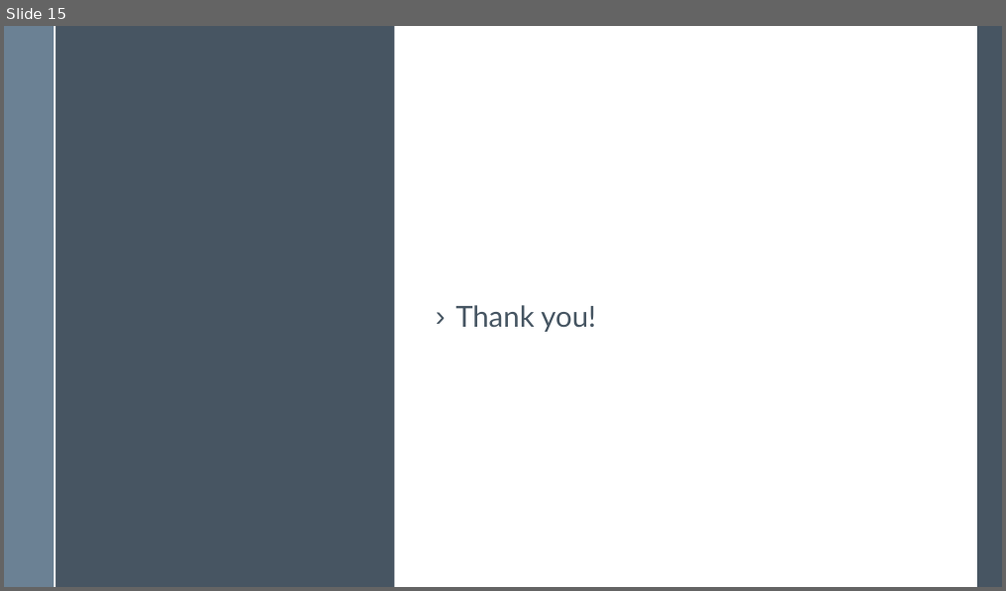
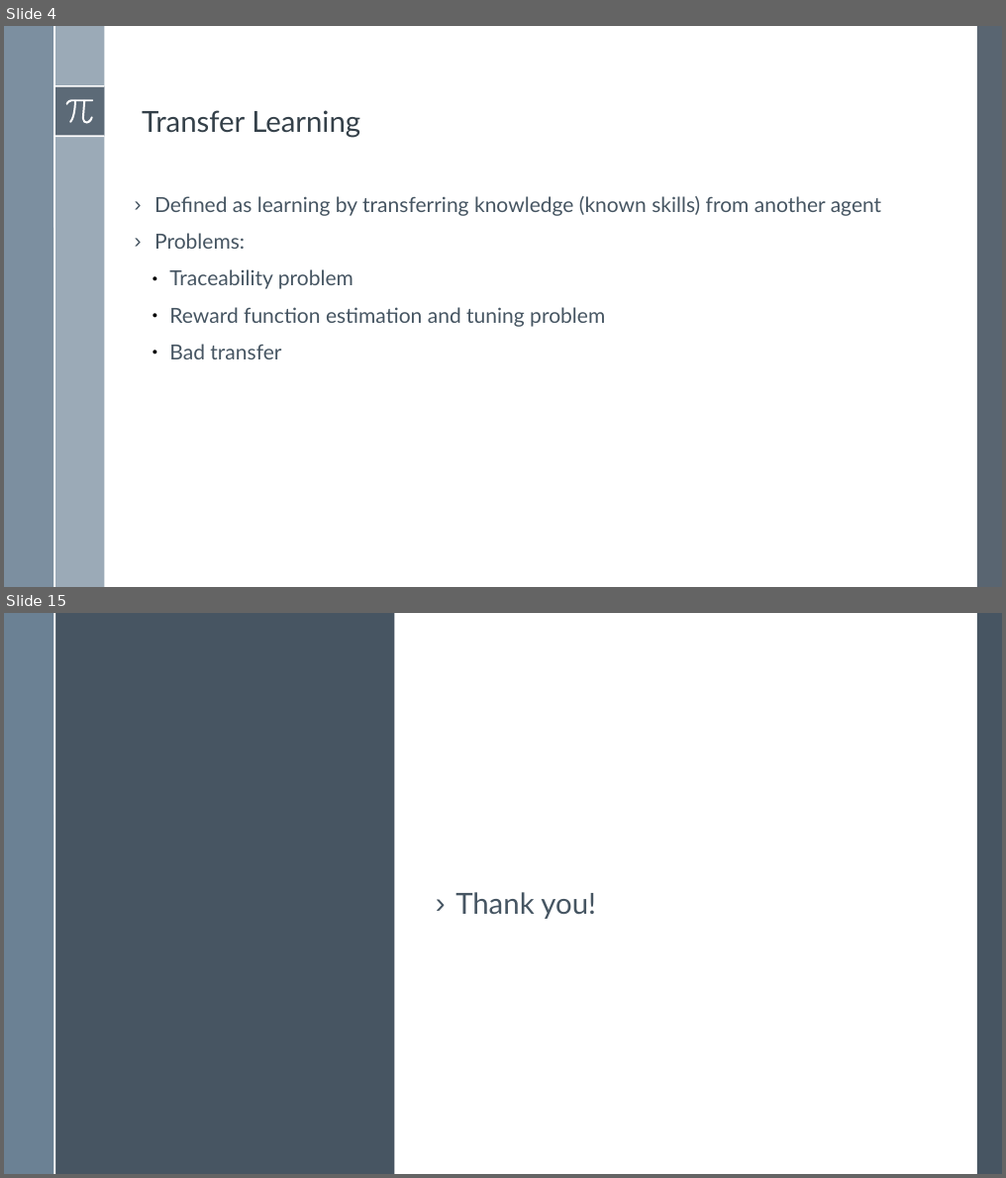
Before and after one commit to BardiaMojra/presentations, a slide deck: _01_template/presentation.odp. Shown one above the other, each under a label of ours: slide 15 before the commit, slides 4 and 15 after it; the slides between them are not shown. The pictures are 1006x591 and 1006x1178 pixels, drawn with LibreOffice and Linux fonts; fonts in the diff are those of the drawing. Boxes give left, top, right and bottom in pixels: in the first picture for what was removed or moved away, otherwise in the second. Text is boxed around its words. In the diff, an @@ line names an element or a change of style, - is before the commit and + after.

```diff
--- a/_01_template/presentation.odp
+++ b/_01_template/presentation.odp
@@ slide 4 added at <box>4,26,1002,587</box>, background #FFFFFF; not listed: 6 template elements that a slide beside it also shows @@
@@ rectangle added at <box>977,26,1002,587</box>, fill #475562 at 90% opacity @@
@@ freeform shape added at <box>66,99,94,123</box>, fill #FFFFFF @@
@@ text added at <box>142,110,360,137</box>, 28 pt, text #344049 @@
+Transfer Learning
@@ text added at <box>154,196,881,360</box>, 20 pt, text #465562 @@
+› Defined as learning by transferring knowledge (known skills) from another agent
+› Problems:
+  ● Traceability problem
+  ● Reward function estimation and tuning problem
+  ● Bad transfer
```
Also in this commit, not shown: 13 other slides added, 14 slides removed, 34 other files.
